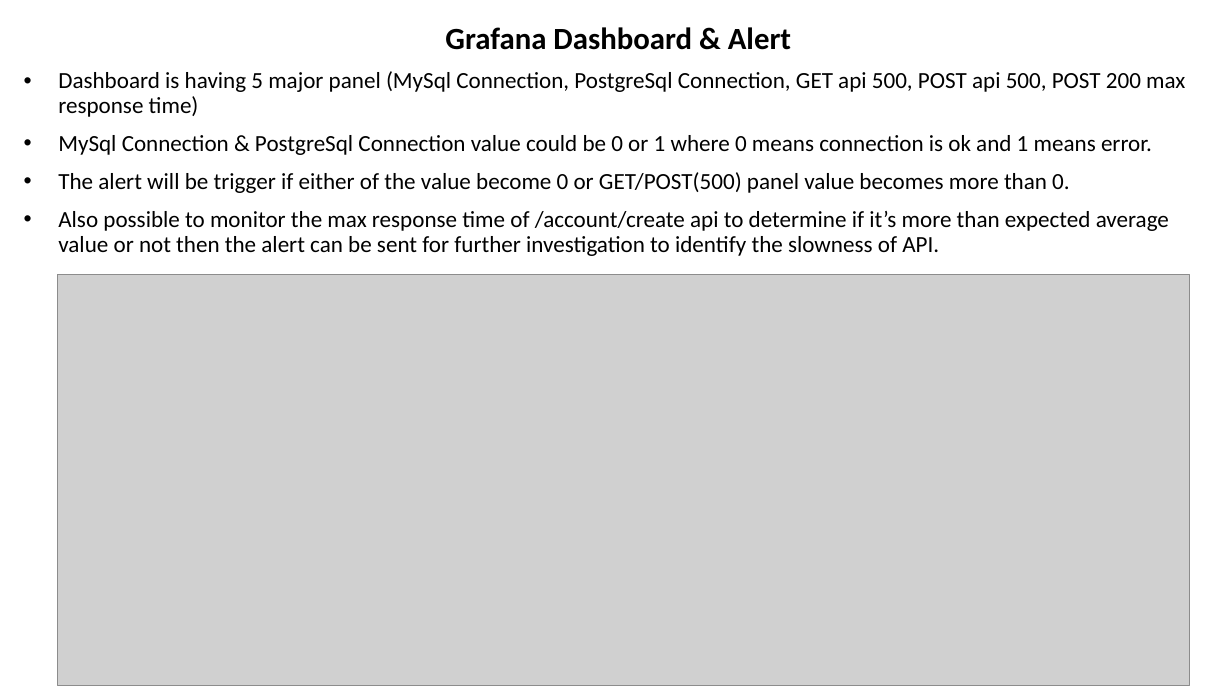
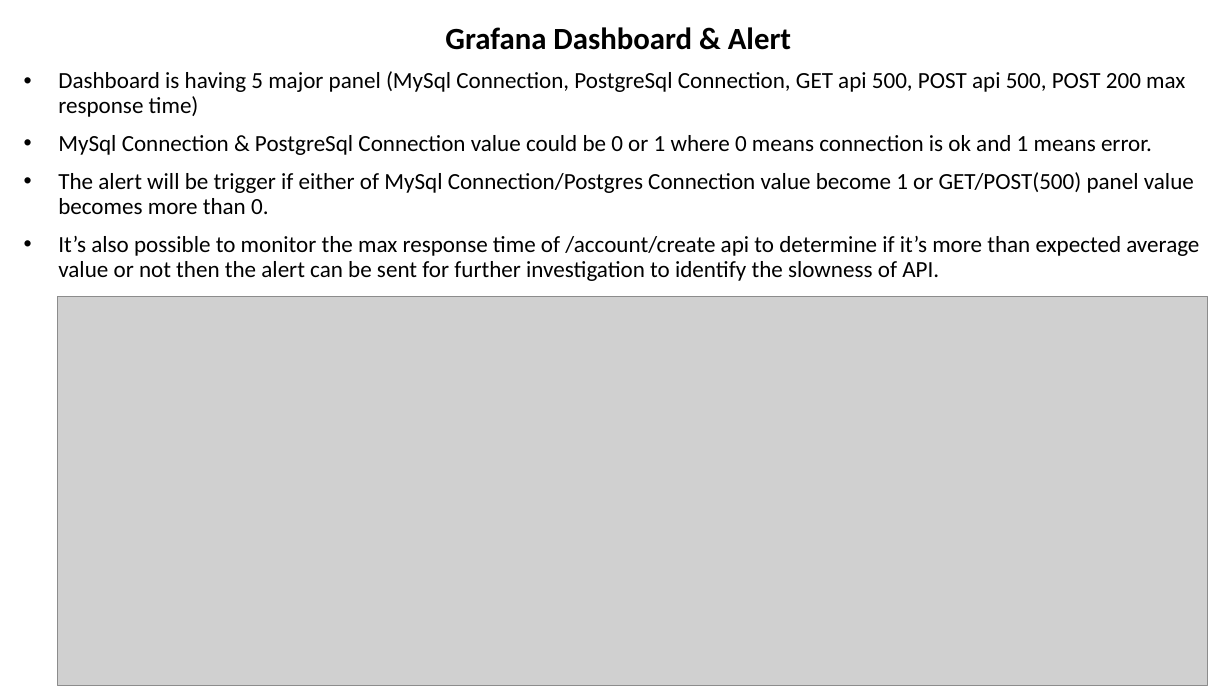
Before and after one commit to rantunar/Monitoring, a slide deck: slide 2 of AdvanceMotitoringSystem.pptx. Drawn at 1232x693 pixels with LibreOffice and Linux fonts; fonts in the diff are those of the drawing; grey boxes stand for pictures. Boxes give left, top, right and bottom in pixels: in the first picture for what was removed or moved away, otherwise in the second. Text is boxed around its words. In the diff, an @@ line names an element or a change of style, - is before the commit and + after.

```diff
--- a/AdvanceMotitoringSystem.pptx
+++ b/AdvanceMotitoringSystem.pptx
@@ subtitle at (58,172,1199,281): text changed @@
-• The alert will be trigger if either of the value become 0 or GET/POST(500) panel value becomes more than 0.
-• Also possible to monitor the max response time of /account/create api to determine if it’s more than expected average value or not then the alert can be sent for further investigation to identify the slowness of API.
+• The alert will be trigger if either of MySql Connection/Postgres Connection value become 1 or GET/POST(500) panel value becomes more than 0.
+• It’s also possible to monitor the max response time of /account/create api to determine if it’s more than expected average value or not then the alert can be sent for further investigation to identify the slowness of API.
@@ picture: place and size @@
-picture at (57,274,1189,686)
+picture at (57,297,1208,686)
```
Also in this commit, not shown: 1 other slide changed.
